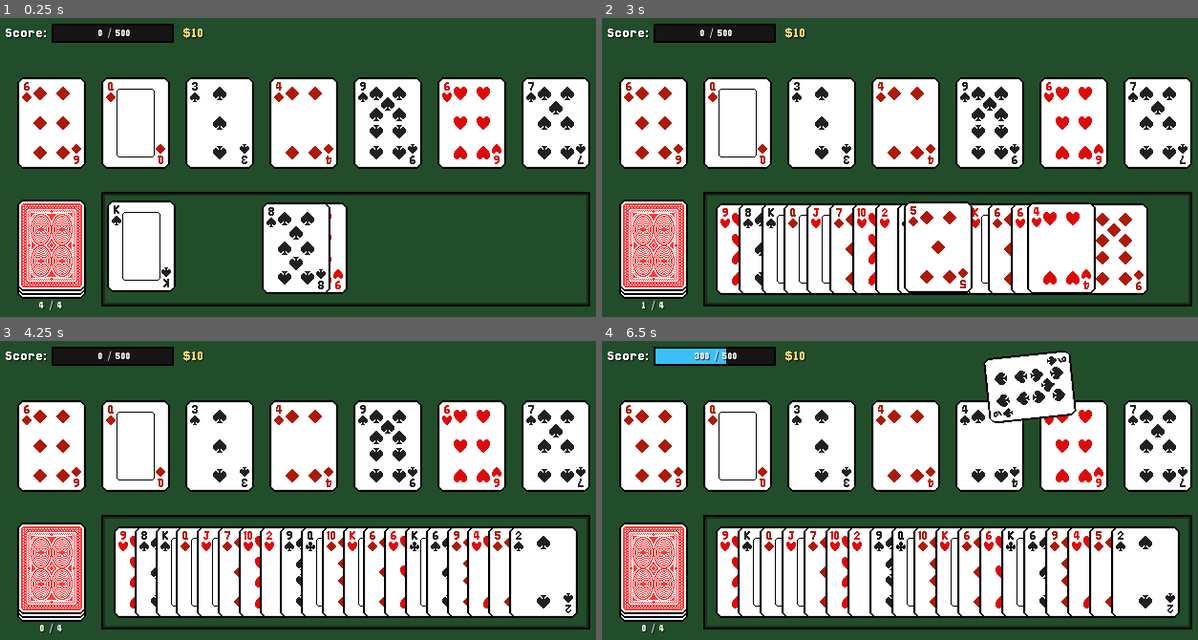
Above: before the commit, frames 1-4 (two rows, left to right).
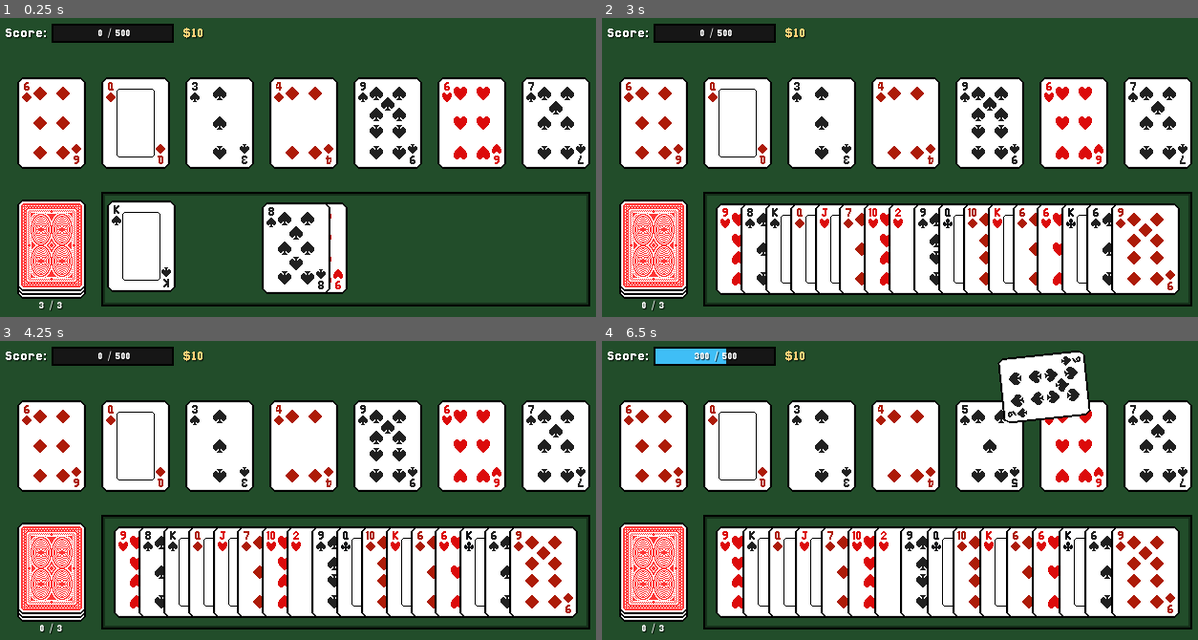
Above: after the commit, the same moments.

Repository: AyyBee123/Oristaile
Game: Godot game, scene res://Scenes/encounter.tscn
The game is run twice, just before and just after one commit, with the same random seed, the same clock (stepped at 60 frames per second) and the same inputs.
Inputs (mouse positions are in pixels of both pictures, inside the frame that each line leads up to):
- Up to frame 1 (0.25 s): no input
- Up to frame 2 (3 s): click "4 / 4" (after the commit: "3 / 3") at 0.5 s; click "3 / 4" (after the commit: "2 / 3") at 1.25 s; click "2 / 4" (after the commit: "1 / 3") at 2 s; click "1 / 4" (after the commit: "0 / 3") at 2.75 s
- Up to frame 3 (4.25 s): click "0 / 4" (after the commit: "0 / 3") at 3.5 s
- Up to frame 4 (6.5 s): click "0 / 4" (after the commit: "0 / 3") at 4.25 s; click "0 / 4" (after the commit: "0 / 3") at 5 s; tap Enter at 5.75 s; drag from (751, 571) to (965, 436) at 5.77 s

The runs differ from the first frame. In frame 1, less than 0.1% of the frame differs, in the area x 6-11%, y 95-98%; in frame 2, 9.7%; in frame 3, 8.1%; in frame 4, 9.8%, in the area x 9-97%, y 3-98%.

Commit message:
disabled all input when winning an encounter

Diff:
--- a/Scripts/Game/card.gd
+++ b/Scripts/Game/card.gd
@@ -8,6 +8,7 @@
 @onready var blank_card: TextureRect = %BlankCard
 @onready var card_texture: TextureRect = %Texture
 @onready var focus_outline: TextureRect = %FocusOutline
+@onready var encounter: Encounter = get_tree().current_scene
 
 var card_res: CardResource
 var tween: Tween
@@ -27,6 +28,7 @@
 var base_y_pos: float = 0.0
 
 var focus_tween: Tween
+var input_disabled: bool = false
 
 
 func _process(_delta: float) -> void:
@@ -44,6 +46,7 @@
 
 
 func focus() -> void:
+	if encounter.has_won: return
 	if not is_dragged and not is_focused:
 		is_focused = true
 		if focus_tween:
@@ -65,12 +68,14 @@
 
 
 func _gui_input(event: InputEvent) -> void:
+	if encounter.has_won: return
 	if event.is_action_pressed("grab"):
 		held.emit()
 		is_dragged = true
 
 
 func _input(event: InputEvent) -> void:
+	if encounter.has_won: return
 	if event.is_action_released("grab") and is_dragged:
 		released.emit()
 		is_dragged = false
--- a/Scripts/Game/encounter.gd
+++ b/Scripts/Game/encounter.gd
@@ -1,4 +1,5 @@
 extends CanvasLayer
+class_name Encounter
 
 @onready var slot_container: HBoxContainer = %SlotContainer
 @onready var hand: Control = %Hand
@@ -17,7 +18,8 @@
 
 var hovered_card: Card = null
 var held_card: Card = null
-var draw_is_on_cooldown: bool
+var draw_is_on_cooldown: bool = false
+var has_won: bool = false
 
 var points_to_win: int = 500
 var current_points: float = 0.0
@@ -60,7 +62,11 @@
 
 
 func _on_deck_panel_pressed() -> void:
+	if has_won: return
 	if current_draws <= 0 or draw_is_on_cooldown: return
+
+	current_draws -= 1
+	draws_label.text = "%d / %d" % [current_draws, RunData.draws_per_round]
 
 	draw_is_on_cooldown = true
 
@@ -70,9 +76,6 @@
 			await get_tree().create_timer(DRAW_BUFFER).timeout
 
 	draw_is_on_cooldown = false
-
-	current_draws -= 1
-	draws_label.text = "%d / %d" % [current_draws, RunData.draws_per_round]
 
 
 func set_card_slot(slot: Slot) -> void:
@@ -106,6 +109,7 @@
 
 
 func draw_card() -> void:
+	if has_won: return
 	if current_deck.is_empty(): return
 
 	var index = RunData.rng.randi_range(0, current_deck.size() - 1)
@@ -122,6 +126,9 @@
 	card.number = card_res.number
 
 	card.z_index = 2
+
+	if has_won:
+		card.disable_input()
 
 	current_hand.append(card_res)
 	hand.add_child(card)
@@ -150,13 +157,15 @@
 
 
 func release_card(card: Card) -> void:
+	if held_card == null: return
+
+	var preserved_pos: Vector2 = card.global_position
 	var slot_target: Slot = get_card_slot()
 
 	if slot_target and slot_target.can_drop_card(card): # check if the held card is valid at the targeted card slot
 		change_card_slot(slot_target, card) # change the slot card to a new one when a valid card is placed
 		return
 
-	var preserved_pos: Vector2 = card.global_position
 
 	if card.get_parent():
 		held_card.get_parent().remove_child(card)
@@ -229,4 +238,8 @@
 	)
 
 	if current_points >= points_to_win:
-		print("Hooray!")
+		if held_card:
+			release_card(held_card)
+		for c: Card in hand.get_children():
+			c.unfocus()
+		has_won = true
--- a/Scripts/Globals/run_data.gd
+++ b/Scripts/Globals/run_data.gd
@@ -28,7 +28,7 @@
 	create_deck()
 	cards_to_draw_at_start = 8
 	cards_to_draw = 3
-	draws_per_round = 4
+	draws_per_round = 3
 	money = 10
 
 
